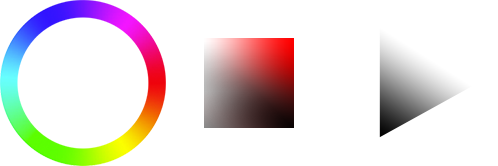
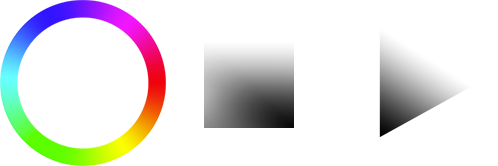
Layered file, before and after one edit (498 × 166). Changes by layer:
hid "Layer 10" over (x1=204, y1=38, x2=294, y2=128)
